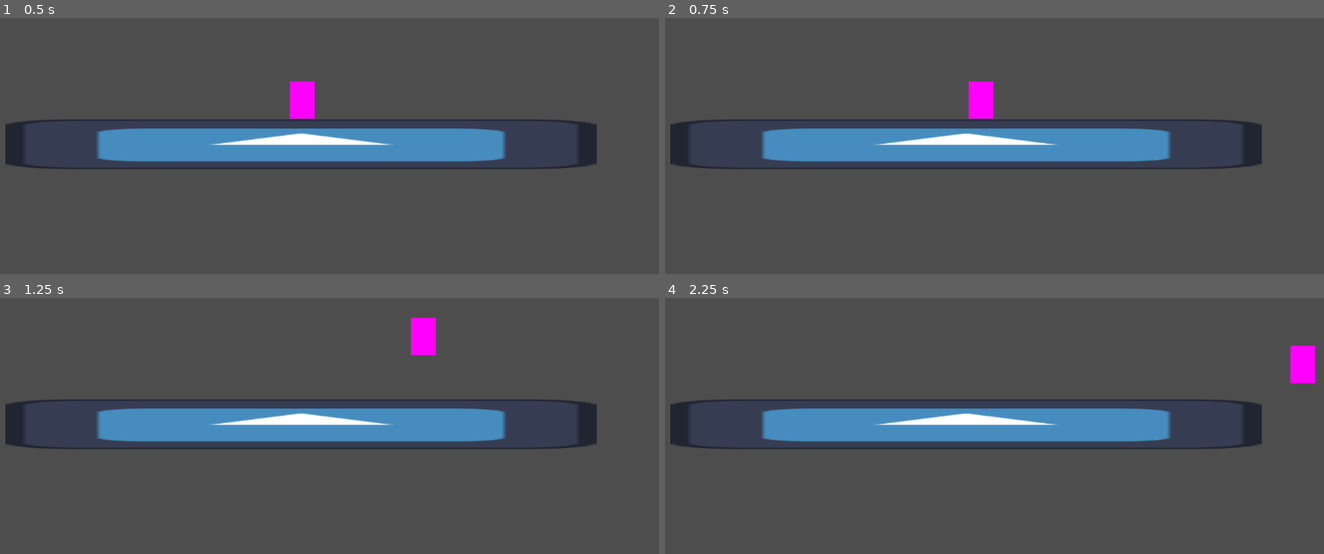
Above: before the commit, frames 1-4 (two rows, left to right).
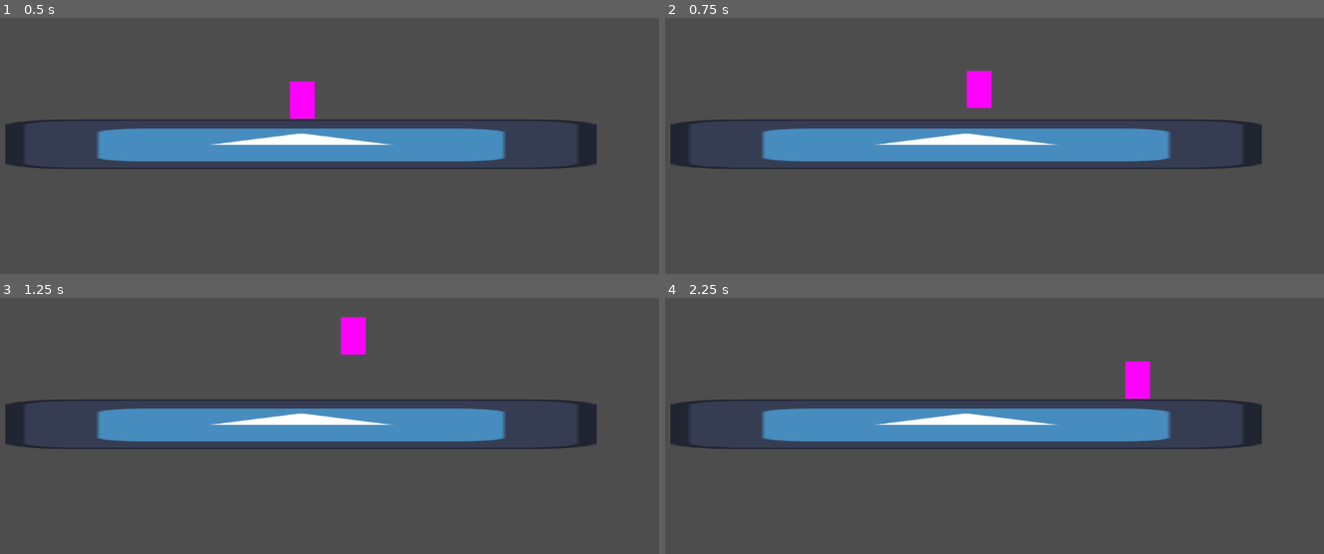
Above: after the commit, the same moments.

Repository: jneisen/avatargame
Game: Godot game, scene res://Scenes/test.tscn
Same seed, same stepped clock (60 frames per second), same inputs: the game is played once before the commit and once after it. The engine's default icon, where the game draws it, is replaced by a stand-in: a white triangle on a blue panel in a dark square.
Inputs:
- Up to frame 1 (0.5 s): no input
- Up to frame 2 (0.75 s): hold D (Right) from 0.53 s (still down); hold X (test, bound only after the commit) from 0.53 s (still down)
- Up to frame 3 (1.25 s): keep holding D (Right); keep holding X (test, bound only after the commit); tap W (Jump) at 0.77 s
- Up to frame 4 (2.25 s): release X (test, bound only after the commit) at 1.28 s; tap Space (Attack) at 1.35 s; tap W (Jump) at 1.52 s; tap X (test, bound only after the commit) at 1.55 s; release D (Right) at 2.03 s; hold A (Left) from 2.03 s (still down); hold Shift (Special) from 2.03 s (still down)

Frame 1 is identical in both runs. In frame 2, 0.4% of the frame differs, in the area x 45-50%, y 20-40%; in frame 3, 1.1%; in frame 4, 1.2%, in the area x 69-99%, y 18-40%.

Commit message:
added the way for you to get hit

Diff:
--- a/Scripts/character.gd
+++ b/Scripts/character.gd
@@ -9,7 +9,7 @@
 @export var jumpHeight = 350.0
 @export var fallSpeedDecreaser = 0.6
 var hitstunTimer = 0
-var health : float
+var health = 0.0
 var lives = 3
 
 var left : bool
@@ -24,8 +24,6 @@
 var facingLeft = false
 
 
-#func _ready() -> void:
-
 func _process(_delta: float) -> void:
 	left = Input.is_action_pressed("Left")
 	right = Input.is_action_pressed("Right")
@@ -35,16 +33,23 @@
 	attack = Input.is_action_pressed("Attack")
 	special = Input.is_action_pressed("Special")
 
+	if(Input.is_action_pressed("test")):
+		hit(Vector2(100, -100), 0.2, 1.0)
+
 	if(left && !facingLeft):
 		facingLeft = true
 	if(right && facingLeft):
 		facingLeft = false
 
 func _physics_process(_delta: float) -> void:
+	grounded = is_on_floor()
 	if(hitstunTimer > 0):
+		if(!grounded):
+			playerMovement.y += get_gravity().y * _delta
+		velocity = playerMovement
+		move_and_slide()
 		hitstunTimer -= _delta
 		return
-	grounded = is_on_floor()
 	# moving left and right on the ground
 	if(left && grounded && playerMovement.x > -maxSpeed):
 		playerMovement.x -= groundSpeed
@@ -105,7 +110,7 @@
 	if(attackCode == "sideLeft"):
 		return
 
-func hitSelf(knockback, hitstun, damage):
-	playerMovement = knockback
-	health += damage
+func hit(knockback : Vector2, hitstun : float, damage : float):
+	playerMovement = knockback * (1.0 + health)
+	health += (damage / 100.0)
 	hitstunTimer = hitstun
--- a/project.godot
+++ b/project.godot
@@ -47,6 +47,11 @@
 "events": [Object(InputEventKey,"resource_local_to_scene":false,"resource_name":"","device":-1,"window_id":0,"alt_press …(195 unchanged characters)…
 ]
 }
+test={
+"deadzone": 0.5,
+"events": [Object(InputEventKey,"resource_local_to_scene":false,"resource_name":"","device":-1,"window_id":0,"alt_pressed":false,"shift_pressed":false,"ctrl_pressed":false,"meta_pressed":false,"pressed":false,"keycode":0,"physical_keycode":88,"key_label":0,"unicode":120,"location":0,"echo":false,"script":null)
+]
+}
 
 [rendering]
 
